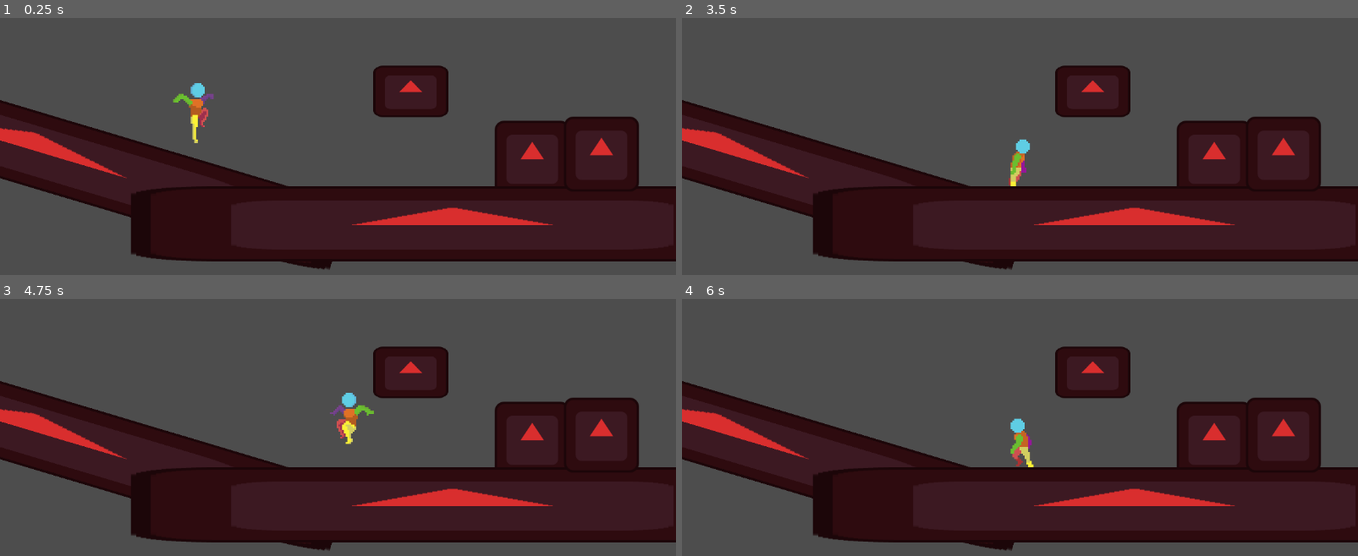
Above: before the commit, frames 1-4 (two rows, left to right).
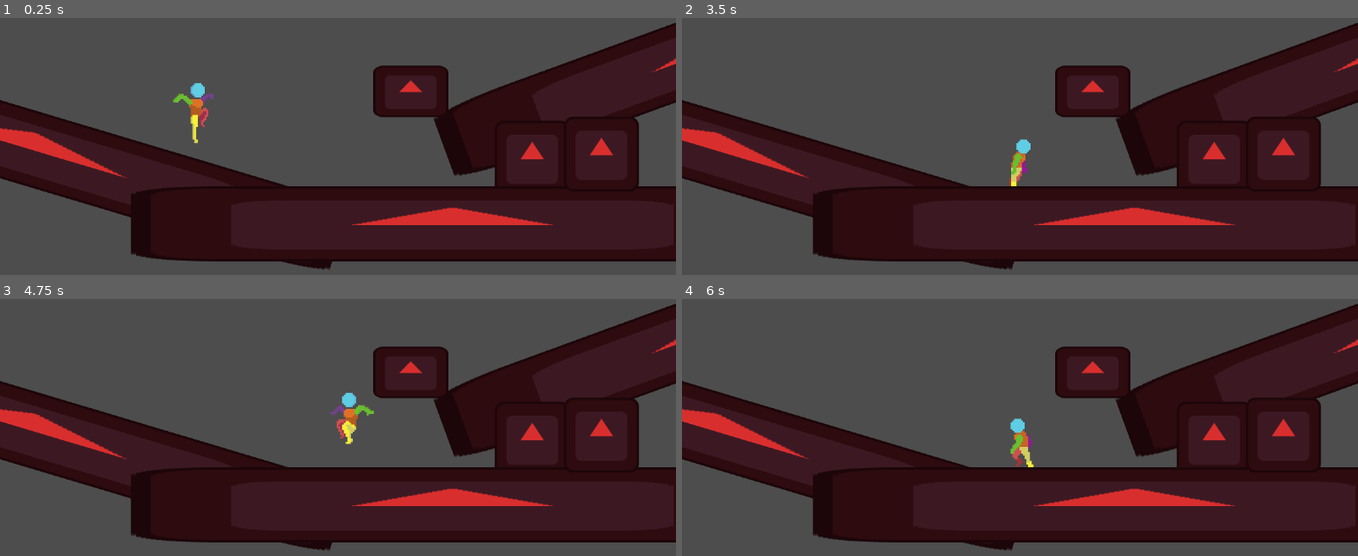
Above: after the commit, the same moments.

Repository: TatusFilipek/GodotTryEndError
Game: Godot game, scene res://scenes/main.tscn
The game is run twice, just before and just after one commit, with the same random seed, the same clock (stepped at 60 frames per second) and the same inputs. The engine's default icon, where the game draws it, is replaced by a stand-in: a white triangle on a blue panel in a dark square.
Inputs (mouse positions are in pixels of both pictures, inside the frame that each line leads up to):
- Up to frame 1 (0.25 s): no input
- Up to frame 2 (3.5 s): move the mouse to (1168, 87) at 0.52 s; hold Ctrl (crouch) 0.53-1.28 s; hold D (moveRight) 0.53-2.03 s; tap Space (jump) at 0.77, 1.52, 3.02 s; move the mouse to (884, 123) at 1.27 s; click (884, 123) at 1.35 s; move the mouse to (1087, 23) at 2.02 s; hold A (moveLeft) 2.03-2.78 s; hold Alt (sprint) 2.03-2.78 s; move the mouse to (986, 182) at 2.77 s; hold D (moveRight) from 2.78 s (still down); tap Ctrl (crouch) at 2.85 s
- Up to frame 3 (4.75 s): move the mouse to (540, 442) at 3.52 s; press the mouse at (540, 442) at 3.53 s; tap Space (jump) at 3.77, 4.52 s; move the mouse to (135, 329) at 4.27 s; release D (moveRight) at 4.28 s; release the mouse at (135, 329) at 4.28 s; hold A (moveLeft) from 4.28 s (still down); tap Alt (sprint) at 4.35 s
- Up to frame 4 (6 s): move the mouse to (1053, 386) at 5.02 s; release A (moveLeft) at 5.03 s; hold D (moveRight) 5.03-5.78 s; hold Ctrl (crouch) 5.03-5.78 s; move the mouse to (outside the picture) at 5.77 s; hold A (moveLeft) from 5.78 s (still down); click (outside the picture) at 5.85 s

The runs differ from the first frame. In frame 1, 8.6% of the frame differs, in the area x 64-100%, y 1-62%; in frame 2, 8.7%, in the area x 48-100%, y 1-66%; in frame 3, 8.6%; in frame 4, 8.6%.

Commit message:
naprawienie obracania sprite sie na obiektach oraz dodanie szybszego slidowania sie w dol

Diff:
--- a/scenes/main.tscn
+++ b/scenes/main.tscn
@@ -19,6 +19,12 @@
 rotation = 0.29093677
 scale = Vector2(8.559999, 1)
 
+[node name="Obstacle4" parent="." unique_id=562934833 instance=ExtResource("2_0wfyh")]
+z_index = -1
+position = Vector2(1271, 207)
+rotation = -0.35080874
+scale = Vector2(8.559999, 1)
+
 [node name="ObstacleNotFull" parent="." unique_id=767406574 instance=ExtResource("3_sugp2")]
 z_index = -1
 position = Vector2(907, 414)
--- a/scenes/player.tscn
+++ b/scenes/player.tscn
@@ -1136,6 +1136,7 @@
 [sub_resource type="Animation" id="Animation_g5jhy"]
 resource_name = "Slide"
 length = 1.3333501
+loop_mode = 1
 step = 0.16666667
 tracks/0/type = "value"
 tracks/0/imported = false
--- a/scripts/player.gd
+++ b/scripts/player.gd
@@ -83,10 +83,10 @@
 	CheckFloorFront.force_raycast_update()
 
 	if is_on_floor_only() and CheckFloorFront.is_colliding() and CheckFloorBack.is_colliding():
-		spriteRotation = abs(CheckFloorFront.get_collision_point().y - CheckFloorBack.get_collision_point().y) * .03
+		spriteRotation = (CheckFloorFront.get_collision_point().y - CheckFloorBack.get_collision_point().y) * .03
 
-		sprite.rotation = spriteRotation
-		#sprite.rotate(spriteRotation)
+		sprite.rotation = spriteRotation * facingDirection
+		#sprite.rotate(spriteRotation * facingDirection)
 	else:
 		sprite.rotation = 0
 
--- a/scripts/slide.gd
+++ b/scripts/slide.gd
@@ -1,5 +1,7 @@
 extends GroundState
 class_name Slide
+
+var velocityXSandBox : float
 
 func enter() -> void:
 	super.enter()
@@ -19,12 +21,17 @@
 	super.physics_update(_delta)
 	if not isActive: return
 
-	core.velocity.x = sign(core.velocity.x) * (abs(core.velocity.x) - core.slideVelocityLoss * _delta)
+	#NOTE: this will need some fixxing
+
+	if (1 - core.spriteRotation) >= 1:
+		core.velocity.x = core.facingDirection * (abs(core.velocity.x) - core.slideVelocityLoss * (1 - core.spriteRotation) * _delta)
+	else:
+		core.velocity.x += core.facingDirection * (core.slideForce * (1 - -1 * core.spriteRotation) - abs(core.velocity.x)) * _delta
 
 	if sign(core.velocity.x) != sign(core.facingDirection):
 		core.velocity.x *= -1
 
-	if core.slideCancelVelocity > abs(core.velocity.x):
+	if core.slideCancelVelocity > abs(core.velocity.x) and core.spriteRotation <= 0:
 		machine.change_state("Idle")
 		return
 
Not shown: 1 places in scenes/player.tscn that only renumber resources
